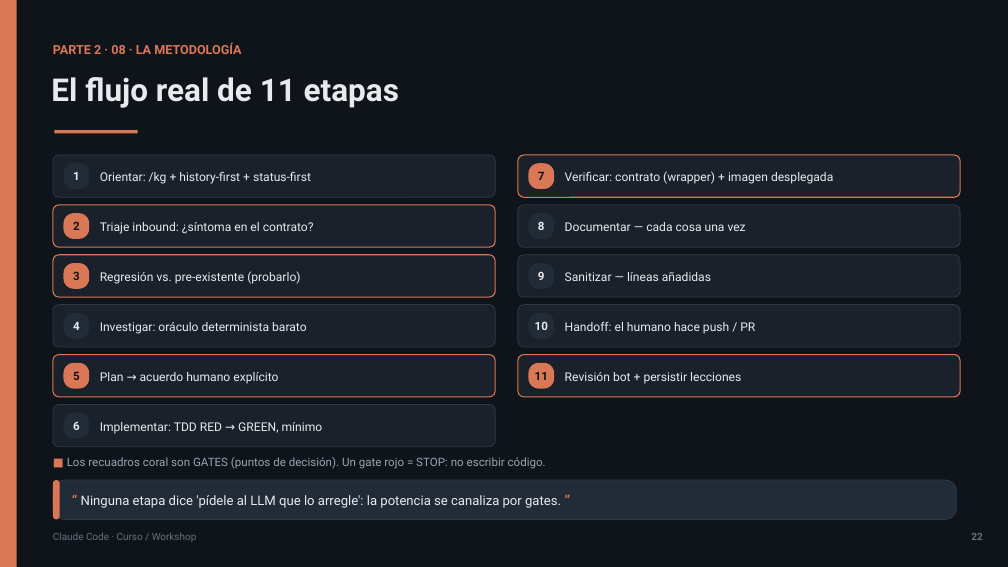
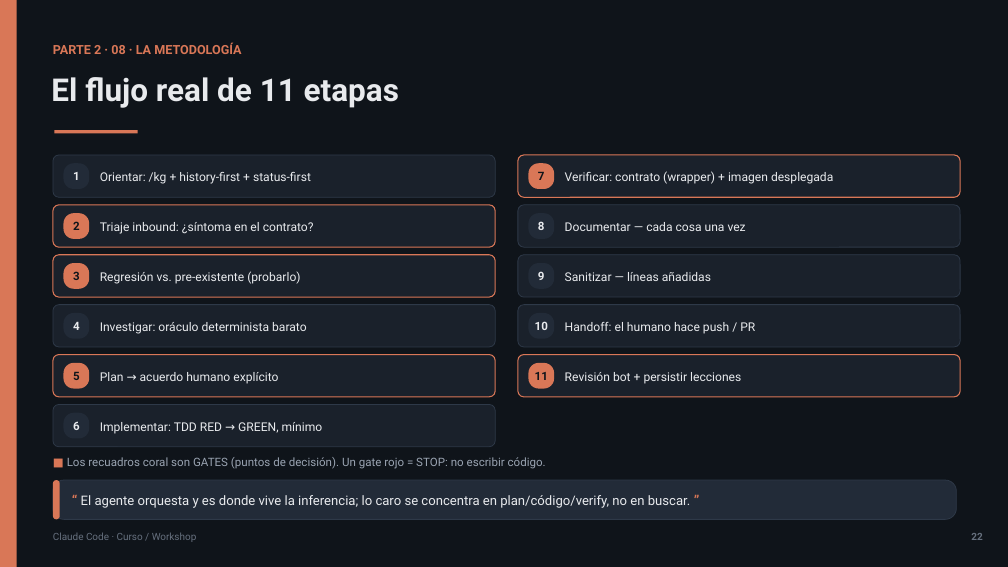
Before and after one commit to olonok69/claude_code_ml_engineer, a slide deck: slide 22 of presentacion/Claude_Code_Presentacion.pptx. Drawn at 1008x567 pixels with LibreOffice and Linux fonts; fonts in the diff are those of the drawing. Boxes give left, top, right and bottom in pixels: in the first picture for what was removed or moved away, otherwise in the second. Text is boxed around its words. In the diff, an @@ line names an element or a change of style, - is before the commit and + after.

```diff
--- a/presentacion/Claude_Code_Presentacion.pptx
+++ b/presentacion/Claude_Code_Presentacion.pptx
@@ text at [81,495,690,508]: text changed @@
-“ Ninguna etapa dice 'pídele al LLM que lo arregle': la potencia se canaliza por gates. ”
+“ El agente orquesta y es donde vive la inferencia; lo caro se concentra en plan/código/verify, no en buscar. ”
```
Also in this commit, not shown: 3 other slides changed, 9 other files.
